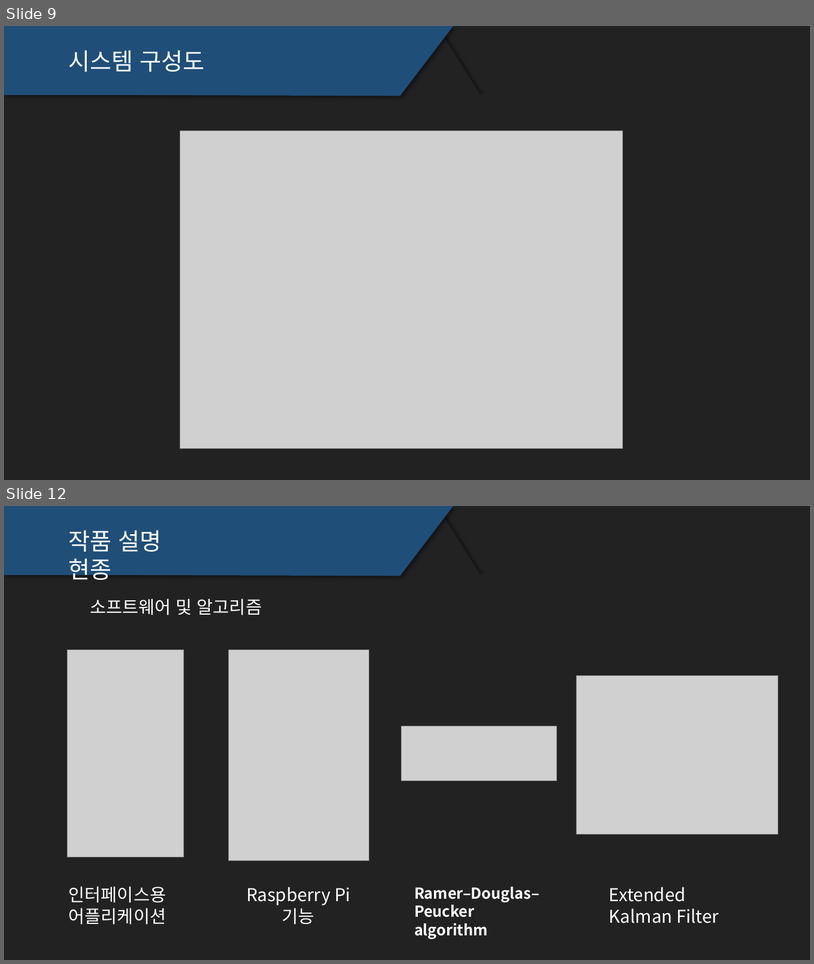
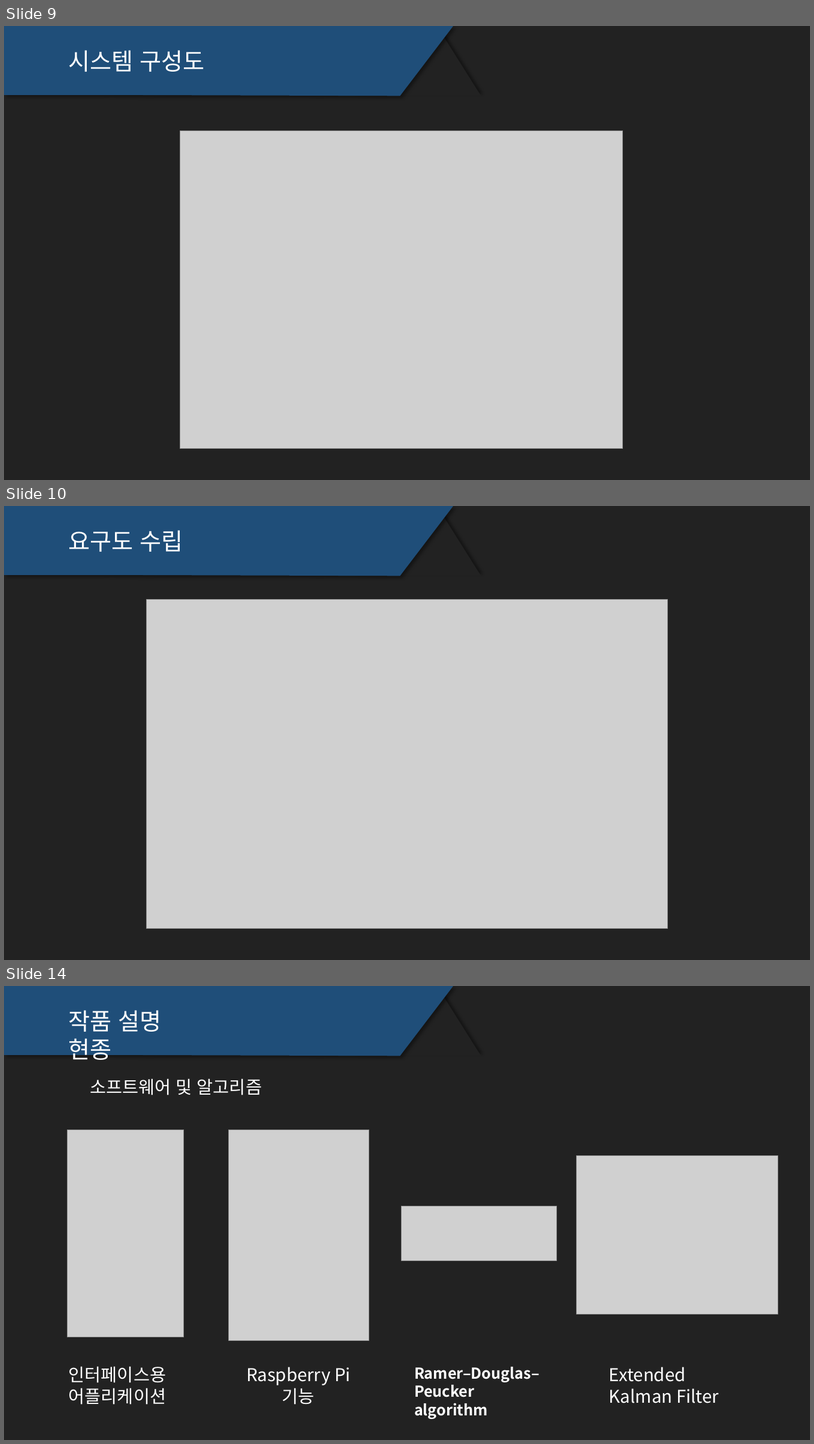
Before and after one commit to TRpop/GoRail, a slide deck: 중간발표/피피티 프로토타입 (미완 월예정).pptx. Shown one above the other, each under a label of ours: slides 9 and 12 before the commit, slides 9, 10 and 14 after it; the slides between them are not shown. The pictures are 814x964 and 814x1444 pixels, drawn with LibreOffice and Linux fonts; fonts in the diff are those of the drawing; grey boxes stand for pictures. Boxes give left, top, right and bottom in pixels: in the first picture for what was removed or moved away, otherwise in the second. Text is boxed around its words. In the diff, an @@ line names an element or a change of style, - is before the commit and + after.

```diff
--- a/중간발표/피피티 프로토타입 (미완 월예정).pptx
+++ b/중간발표/피피티 프로토타입 (미완 월예정).pptx
@@ slide 10 added at bbox=[4, 506, 810, 960], background #222222 @@
@@ freeform shape added at bbox=[4, 506, 453, 576], fill #1F4E79 @@
@@ triangle added at bbox=[401, 513, 482, 576], fill #222222 @@
@@ text added at bbox=[69, 530, 183, 552], 28 pt, text #FFFFFF @@
+요구도 수립
@@ picture added at bbox=[146, 599, 668, 928] @@
@@ what was slide 12 is now slide 14 @@
```
Also in this commit, not shown: 2 slides changed, 2 other slides added, 1 slide removed, 2 other files.
